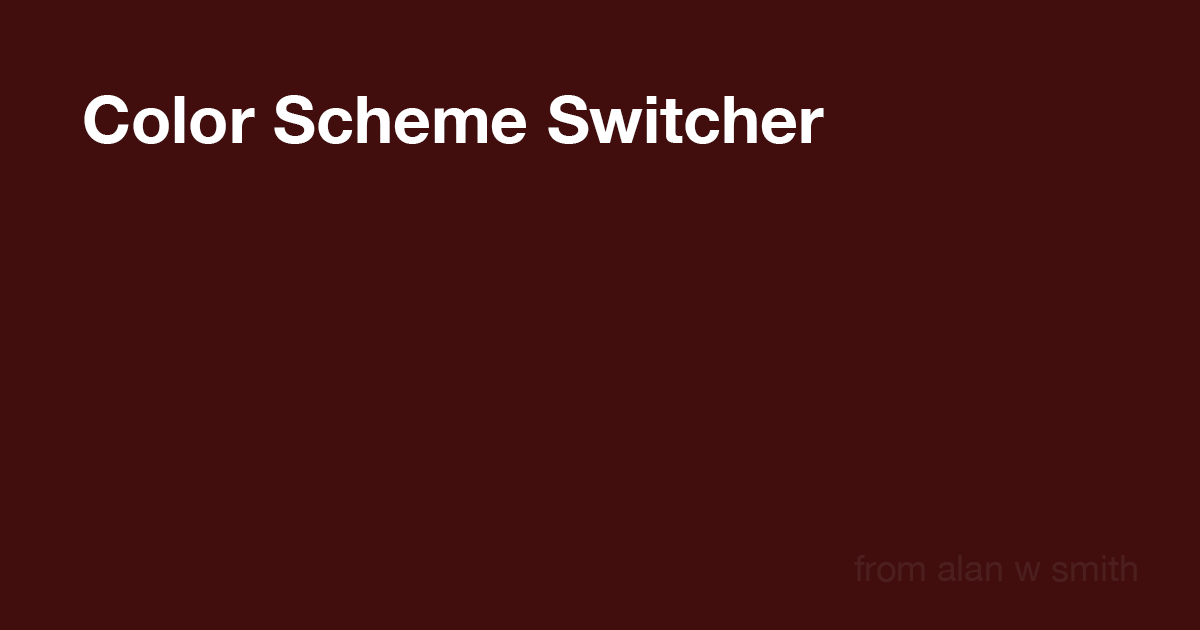
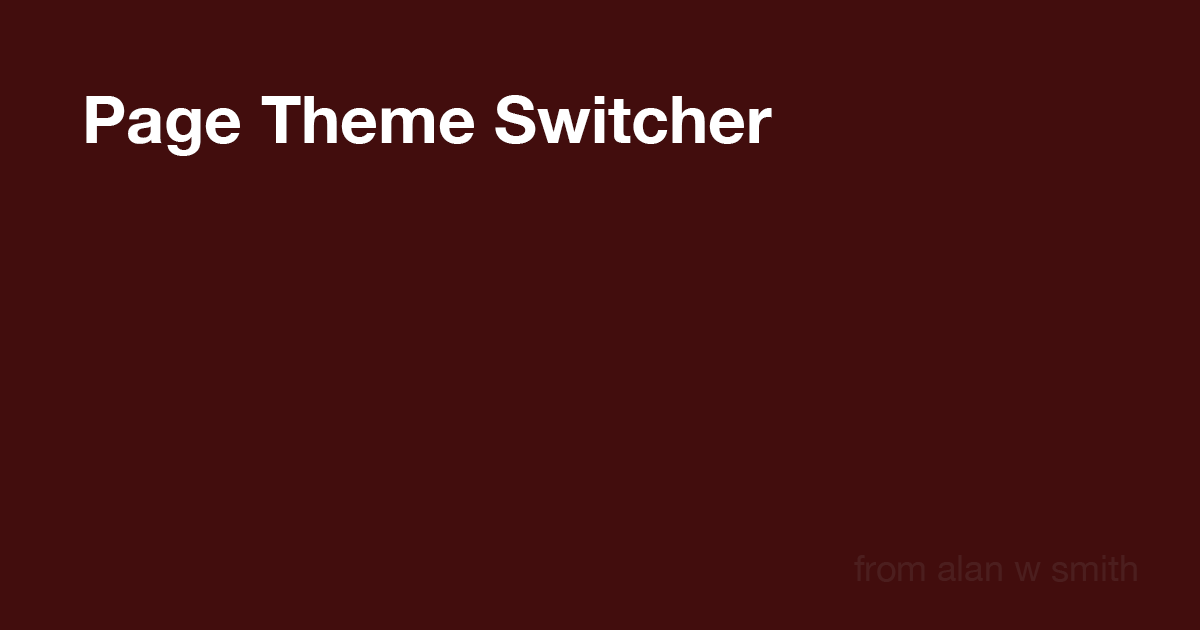
Two versions of the same layered image (1200×630). Layer-by-layer changes:
renamed "Color Scheme Switcher" to "Page Theme Switcher", painted on it over [84, 95, 824, 156]
